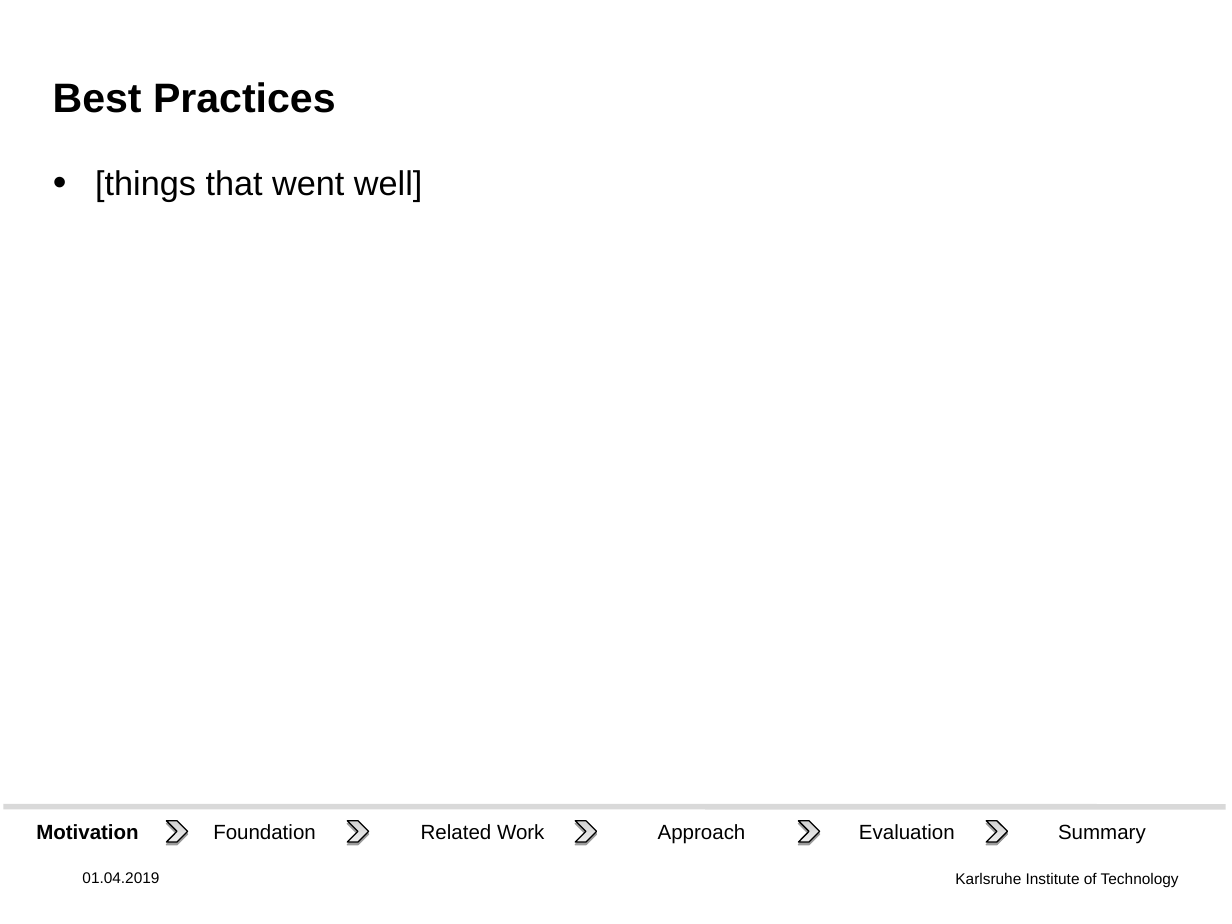
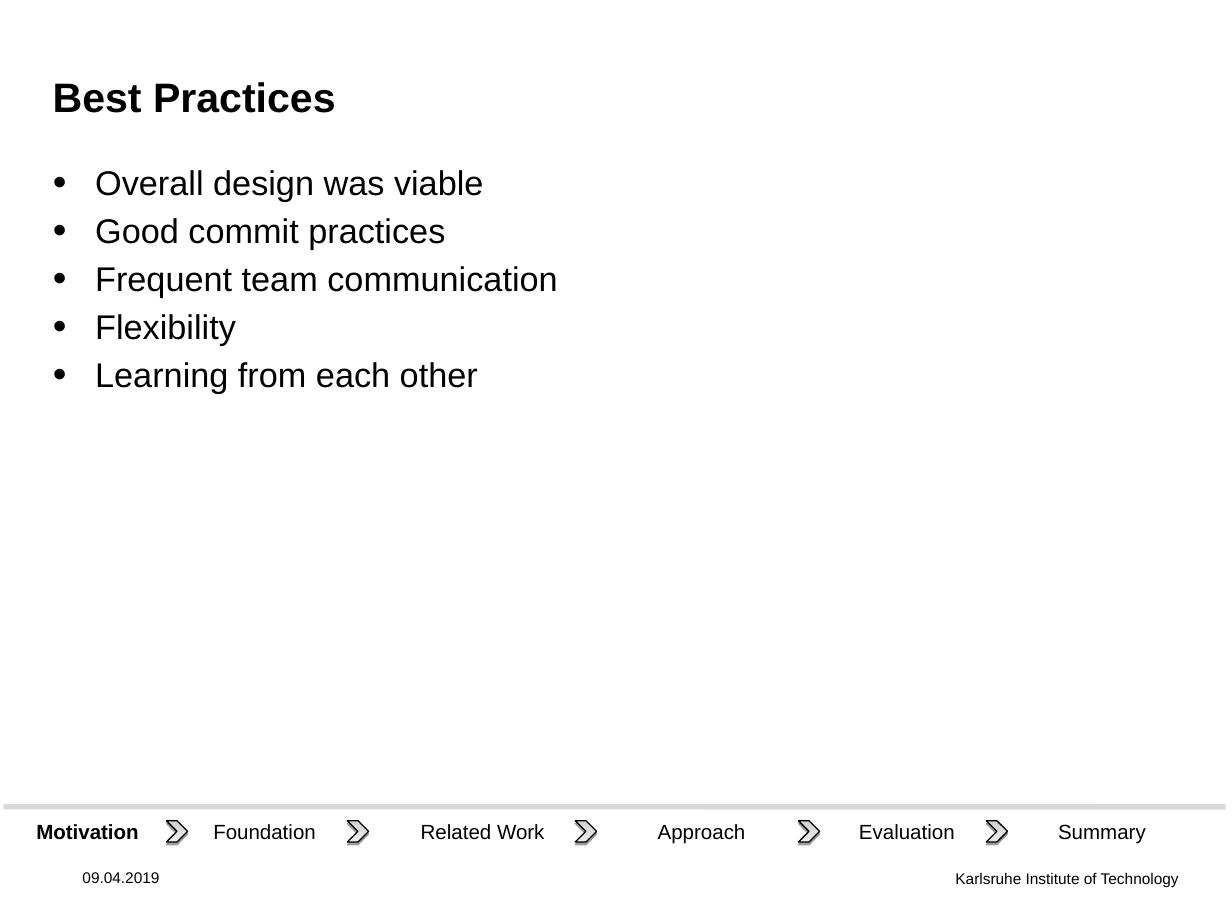
Before and after one commit to DHSTTOS/documents, a slide deck: slide 21 of final_presentation/final-pres3.odp (slide 15 before the commit). Drawn at 1232x924 pixels with LibreOffice and Linux fonts; fonts in the diff are those of the drawing; background and template pictures are left out. Boxes give left, top, right and bottom in pixels: in the first picture for what was removed or moved away, otherwise in the second. Text is boxed around its words. In the diff, an @@ line names an element or a change of style, - is before the commit and + after.

Commit message:
Updates to slides. Add back-end design "speech bubbles". Add logos.

```diff
--- a/final_presentation/final-pres3.odp
+++ b/final_presentation/final-pres3.odp
@@ text at bbox=[95, 170, 557, 393]: text changed @@
-• [things that went well]
+• Overall design was viable
+• Good commit practices
+• Frequent team communication
+• Flexibility
+• Learning from each other
@@ text at bbox=[82, 872, 159, 883]: text changed @@
-01.04.2019
+09.04.2019
```
Also in this commit, not shown: 13 other slides changed, 7 slides added, 1 slide removed, 1 other file.
